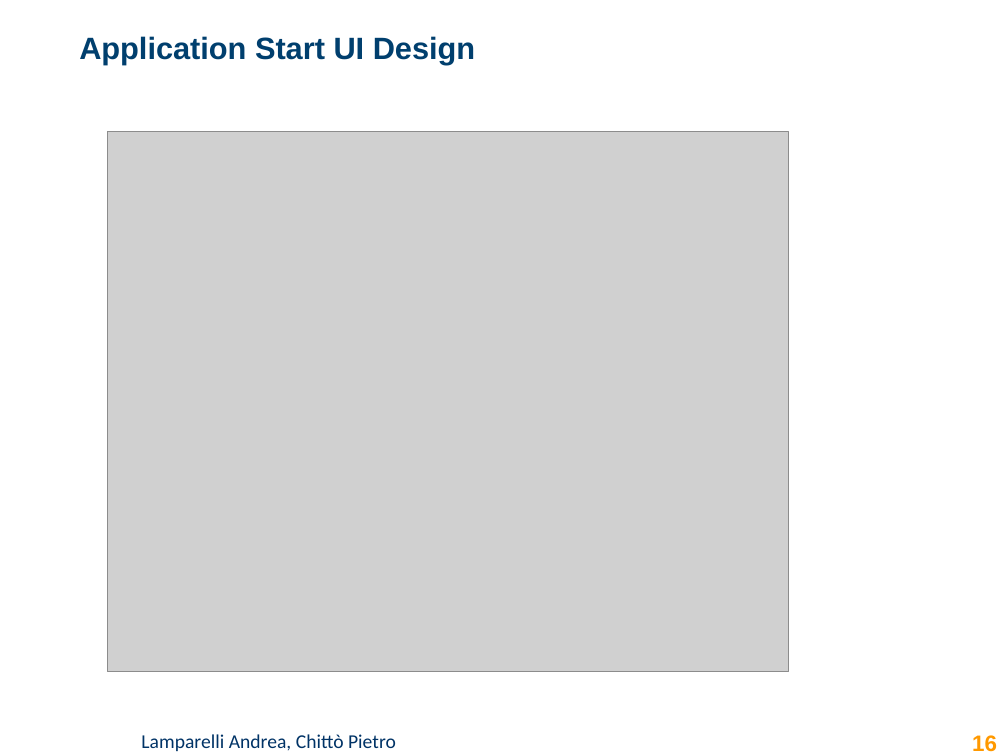
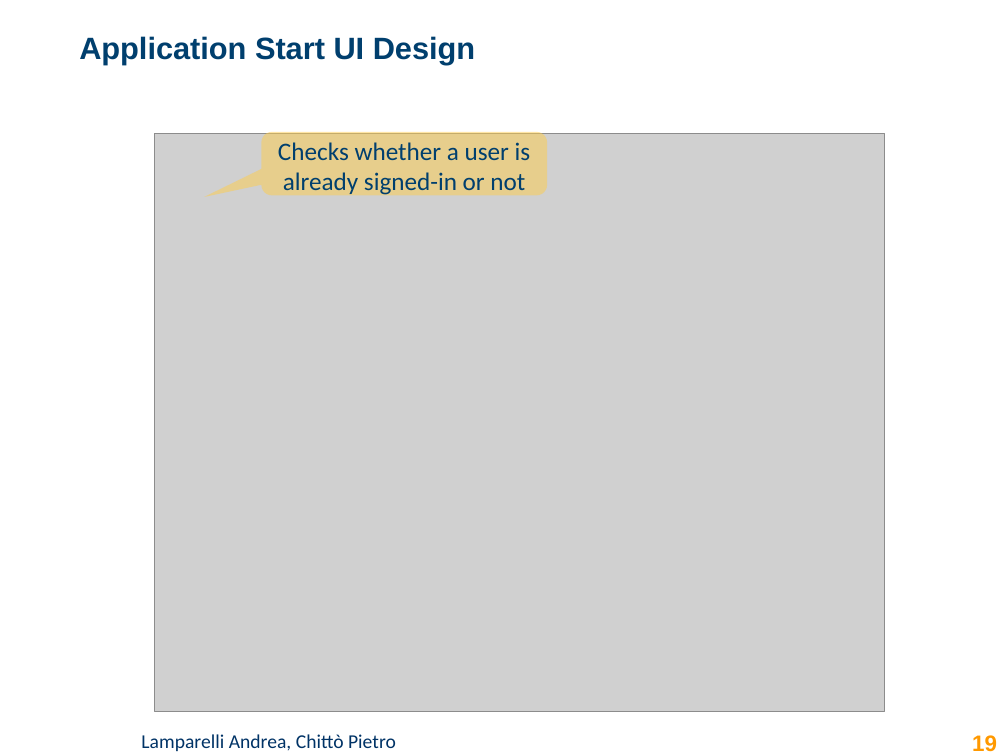
Before and after one commit to lampajr/QDocs, a slide deck: slide 19 of documentation/presentation_qdocs.pptx (slide 16 before the commit). Drawn at 1008x756 pixels with LibreOffice and Linux fonts; fonts in the diff are those of the drawing; grey boxes stand for pictures; background and template pictures are left out. Boxes give left, top, right and bottom in pixels: in the first picture for what was removed or moved away, otherwise in the second. Text is boxed around its words. In the diff, an @@ line names an element or a change of style, - is before the commit and + after.

```diff
--- a/documentation/presentation_qdocs.pptx
+++ b/documentation/presentation_qdocs.pptx
@@ picture: place and size @@
-picture at bbox=[107, 132, 788, 671]
+picture at bbox=[155, 133, 885, 712]
@@ rounded speech box added at bbox=[261, 132, 546, 196], fill #FFCD4A at 50% opacity, 18 pt, text #003F6E @@
+Checks whether a user is already signed-in or not
@@ page number at bbox=[972, 735, 997, 752]: text changed @@
-16
+19
```
Also in this commit, not shown: 3 other slides changed, 4 slides added, 1 other file.
